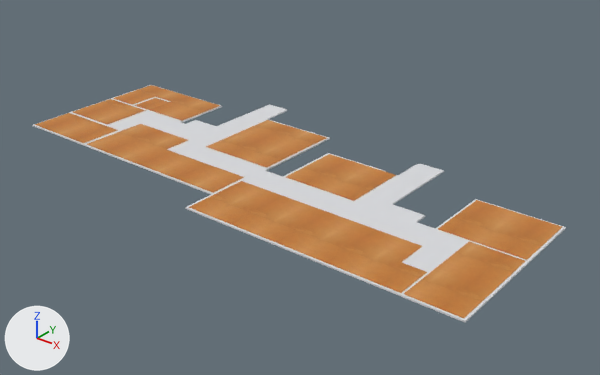
A saved change to the Blender file Assets/Models/St_Etage_bodenDecke.blend.
Rendered twice from a 50 mm camera at (42.9, -42.9, 25.2) aimed at (8.7, -0.3, -1.3). The lights are fixed; the arrows at lower left show +X, +Y and +Z.

In view in the first picture: 'Zimmerboden', 'floor.000', 'floor.001', 'floor.002', 'floor.004', 'floor.005', 'floor.006'.
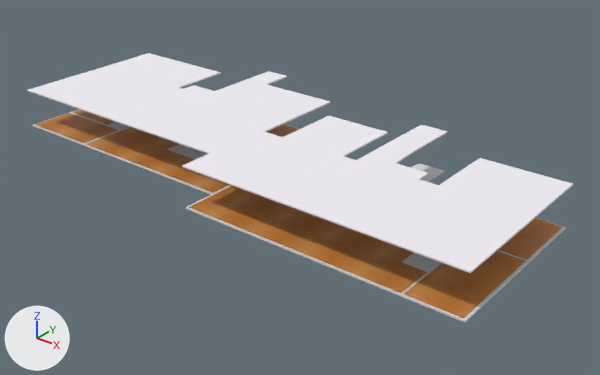
Diff of the bpy script that builds the scene:
```diff
--- a/Assets/Models/St_Etage_bodenDecke.blend.py
+++ b/Assets/Models/St_Etage_bodenDecke.blend.py
@@ ob_ceiling_006 @@
 ob_ceiling_006 = bpy.data.objects.new('ceiling.006', me_plane_021)
-ob_ceiling_006.location = (0.0, 0.0, 2.65)
-ob_ceiling_006.hide_set(True)  # its collection is switched off
+ob_ceiling_006.location = (0.0, 0.0, 2.92)
@@ ob_ceiling_005 @@
 ob_ceiling_005 = bpy.data.objects.new('ceiling.005', me_plane_020)
-ob_ceiling_005.location = (0.0, 0.0, 2.65)
-ob_ceiling_005.hide_set(True)  # its collection is switched off
+ob_ceiling_005.location = (0.0, 0.0, 2.92)
@@ ob_ceiling_004 @@
 ob_ceiling_004 = bpy.data.objects.new('ceiling.004', me_plane_019)
-ob_ceiling_004.location = (0.0, 0.0, 2.65)
-ob_ceiling_004.hide_set(True)  # its collection is switched off
+ob_ceiling_004.location = (0.0, 0.0, 2.92)
@@ ob_ceiling_002 @@
 ob_ceiling_002 = bpy.data.objects.new('ceiling.002', me_plane_018)
-ob_ceiling_002.location = (0.0, 0.0, 2.65)
-ob_ceiling_002.hide_set(True)  # its collection is switched off
+ob_ceiling_002.location = (0.0, 0.0, 2.92)
@@ ob_ceiling_001 @@
 ob_ceiling_001 = bpy.data.objects.new('ceiling.001', me_plane_017)
-ob_ceiling_001.location = (0.0, 0.0, 2.65)
-ob_ceiling_001.hide_set(True)  # its collection is switched off
+ob_ceiling_001.location = (0.0, 0.0, 2.92)
@@ ob_ceiling_000 @@
 ob_ceiling_000 = bpy.data.objects.new('ceiling.000', me_plane_016)
-ob_ceiling_000.location = (0.0, 0.0, 2.65)
-ob_ceiling_000.hide_set(True)  # its collection is switched off
+ob_ceiling_000.location = (0.0, 0.0, 2.92)
```

Boxes [x1, y1, x2, y2] around the edits, measured in the pictures (600 x 375 px):
'ceiling.001', shown
    after: [346, 158, 573, 273]
'ceiling.004', shown
    after: [204, 116, 388, 202]
'ceiling.005', shown
    after: [146, 84, 331, 175]
'ceiling.002', shown
    after: [279, 125, 448, 227]
'ceiling.000', shown
    after: [27, 53, 221, 116]
'ceiling.006', shown
    after: [100, 71, 287, 132]
'floor.001', unchanged, covered by the edit
    both: [280, 164, 444, 273]
'floor.005', unchanged, covered by the edit
    before: [130, 104, 330, 194]
    after: [130, 124, 299, 194]
'floor.002', unchanged, covered by the edit
    before: [185, 153, 386, 247]
    after: [185, 185, 281, 247]
'floor.004', unchanged, covered by the edit
    before: [33, 85, 222, 153]
    after: [33, 109, 130, 153]
